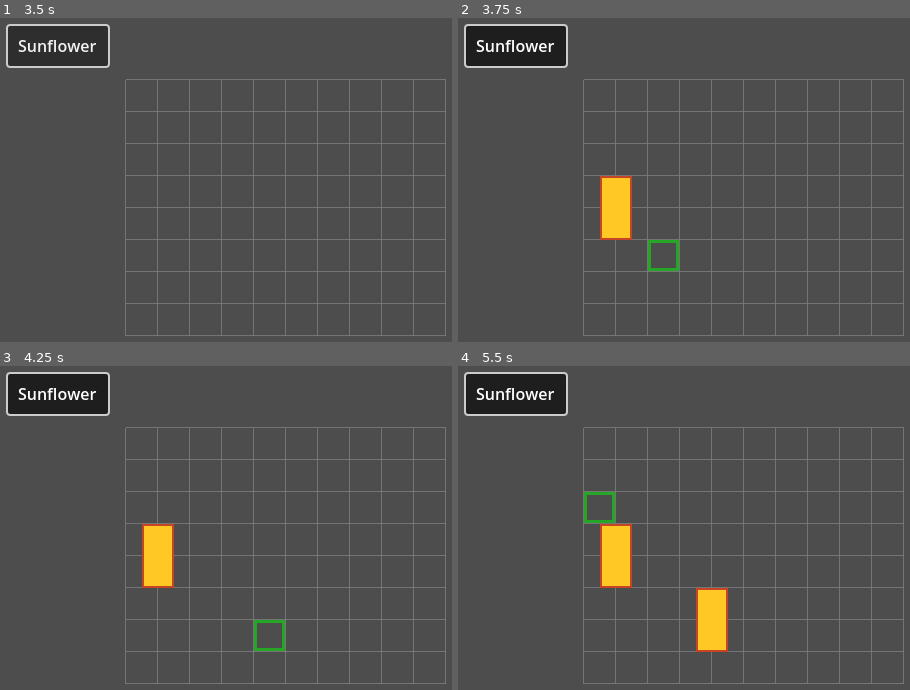
Above: before the commit, frames 1-4 (two rows, left to right).
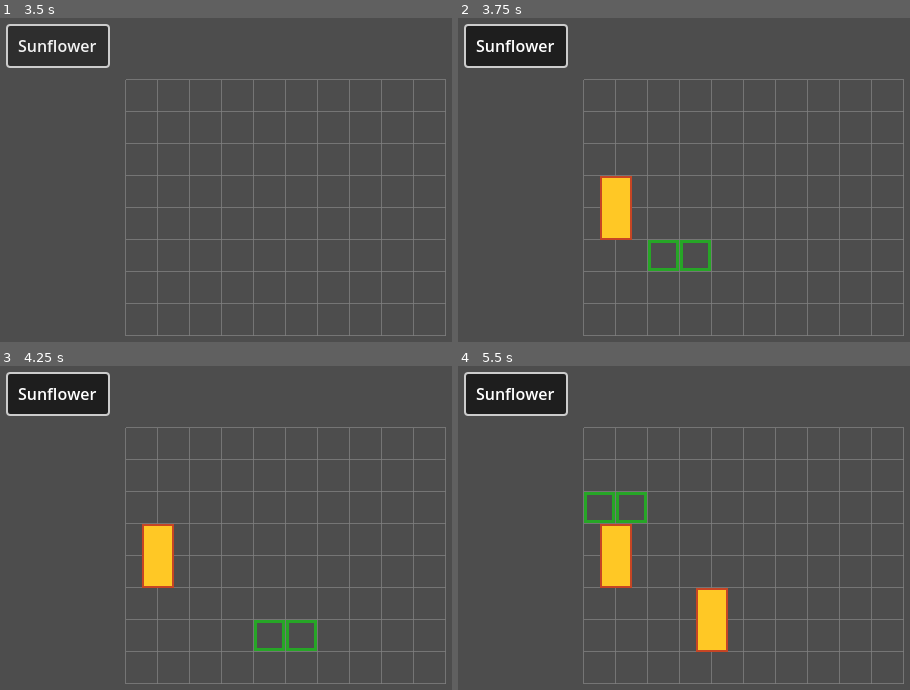
Above: after the commit, the same moments.

Repository: gkmelo-dev/Grid-Roguelike
Game: Godot game, scene res://src/scenes/Game.tscn
Two runs of this game, one before a commit and one after it. Both use one fixed random seed, a clock stepped at 60 frames per second and the inputs below.
Inputs (mouse positions are in pixels of both pictures, inside the frame that each line leads up to):
- Up to frame 1 (3.5 s): click "Sunflower" at 0.5 s; click "Sunflower" at 1.25 s; click "Sunflower" at 2 s; tap Enter at 2.75 s; move the mouse to (442, 189) at 2.77 s; click (442, 189) at 2.92 s
- Up to frame 2 (3.75 s): tap Space at 3.5 s; drag from (643, 228) to (733, 283) at 3.52 s
- Up to frame 3 (4.25 s): no input
- Up to frame 4 (5.5 s): tap Enter at 4.25 s; move the mouse to (828, 472) at 4.27 s; click (828, 472) at 4.42 s; tap Space at 5 s; drag from (733, 631) to (580, 498) at 5.02 s

Frame 1 is identical in both runs. In frame 2, 0.2% of the frame differs, in the area x 49-56%, y 68-79%; in frame 3, 0.2%; in frame 4, 0.2%.

Commit message:
.

Diff:
--- a/src/scenes/Grid.gd
+++ b/src/scenes/Grid.gd
@@ -343,14 +343,16 @@
 	Logger.info("Created entity: %s" % entity.name, "Grid")
 	Logger.info("Entity has grid_component: %s" % (entity.grid_component != null), "Grid")
 
-	# Set pattern if provided
+	# Set pattern if provided, otherwise keep the entity's own pattern
 	if pattern and entity.grid_component:
 		entity.grid_component.set_pattern(pattern)
 		Logger.info("Set pattern %s on entity" % pattern.pattern_name, "Grid")
 	elif pattern:
 		Logger.warning("Cannot set pattern - entity has no grid_component", "Grid")
 	elif entity.grid_component:
-		Logger.info("No pattern provided, entity will use default", "Grid")
+		# Entity already has its own pattern from scene configuration
+		var existing_pattern = entity.grid_component.get_pattern()
+		Logger.info("Entity using its own pattern: %s" % (existing_pattern.pattern_name if existing_pattern else "None"), "Grid")
 
 	# Remove from scene tree - it will be re-added when placed
 	remove_child(entity)
--- a/src/scenes/ui/GameHud.gd
+++ b/src/scenes/ui/GameHud.gd
@@ -48,7 +48,28 @@
 	if sunflower_button.button_pressed:
 		# Select Sunflower
 		selected_entity_scene = sunflower_scene
-		selected_entity_pattern = GridEntityPattern.create_pattern(GridEntityPattern.PatternType.SINGLE)
+
+		# Instead of forcing a SINGLE pattern, let the entity use its own configured pattern
+		# We'll set this to null and let the Grid system use the entity's own pattern
+		selected_entity_pattern = null
+
+		# For preview, we need to create a temporary entity to get its pattern
+		var temp_entity = sunflower_scene.instantiate() as Entity
+		if temp_entity:
+			# Add temporarily to get the pattern
+			add_child(temp_entity)
+			if temp_entity.grid_component and temp_entity.grid_component.get_pattern():
+				selected_entity_pattern = temp_entity.grid_component.get_pattern()
+				Logger.info("Using Sunflower's configured pattern: %s" % selected_entity_pattern.pattern_name, "GameHUD")
+			else:
+				# Fallback to SINGLE if no pattern found
+				selected_entity_pattern = GridEntityPattern.create_pattern(GridEntityPattern.PatternType.SINGLE)
+				Logger.warning("Sunflower has no pattern, using SINGLE as fallback", "GameHUD")
+			remove_child(temp_entity)
+			temp_entity.queue_free()
+		else:
+			# Fallback to SINGLE
+			selected_entity_pattern = GridEntityPattern.create_pattern(GridEntityPattern.PatternType.SINGLE)
 
 		# Tell grid to show preview
 		if grid:
@@ -101,12 +122,27 @@
 			Logger.info("Entity pattern: %s" % (pattern.pattern_name if pattern else "None"), "GameHUD")
 			if pattern:
 				Logger.info("Pattern cells: %s" % str(pattern.pattern_cells), "GameHUD")
+				Logger.info("Pattern should occupy %d cells" % pattern.pattern_cells.size(), "GameHUD")
+
+			# Debug: Check what cells will be occupied at this position
+			var occupied_cells = entity.grid_component.get_occupied_cells()
+			Logger.info("Entity will occupy cells: %s when placed at (%d, %d)" % [str(occupied_cells), position.x, position.y], "GameHUD")
+
+		# Debug: Check placement validation
+		var can_place = grid.can_place_pattern_at(selected_entity_pattern, position)
+		Logger.info("Can place pattern at (%d, %d): %s" % [position.x, position.y, can_place], "GameHUD")
 
 		# Debug: Check if cell is occupied
 		Logger.info("Cell (%d, %d) occupied: %s" % [position.x, position.y, grid.is_cell_occupied(position)], "GameHUD")
 
 		if grid.place_entity(entity, position):
 			Logger.info("Entity placed at (%d, %d)" % [position.x, position.y], "GameHUD")
+
+			# Debug: Verify what cells are actually occupied after placement
+			if entity.grid_component:
+				var final_occupied_cells = entity.grid_component.get_occupied_cells()
+				Logger.info("Entity now occupies cells: %s" % str(final_occupied_cells), "GameHUD")
+
 			# Keep selection active for placing more entities
 		else:
 			# Failed to place - remove entity
